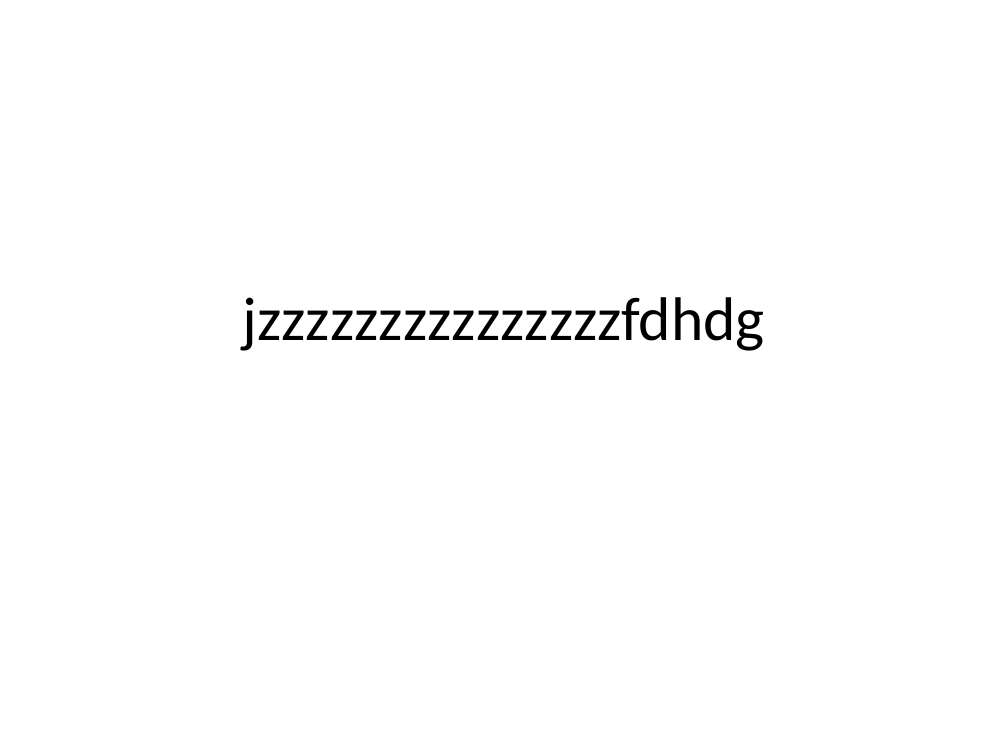
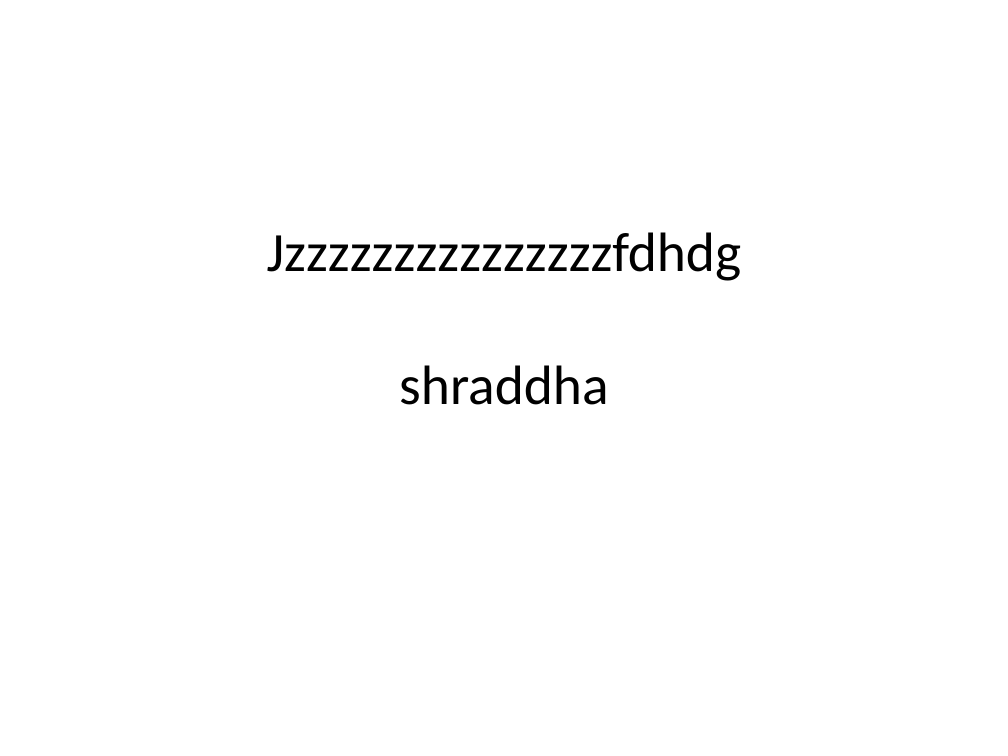
Before and after one commit to shraddha-jain8/Test, a slide deck: slide 1 of Log4j/New Microsoft Office PowerPoint Presentation.pptx. Drawn at 1008x756 pixels with LibreOffice and Linux fonts; fonts in the diff are those of the drawing. Boxes give left, top, right and bottom in pixels: in the first picture for what was removed or moved away, otherwise in the second. Text is boxed around its words. In the diff, an @@ line names an element or a change of style, - is before the commit and + after.

```diff
--- a/Log4j/New Microsoft Office PowerPoint Presentation.pptx
+++ b/Log4j/New Microsoft Office PowerPoint Presentation.pptx
@@ title at box(267, 232, 742, 405): text changed; size 44 to 39.6 pt @@
-jzzzzzzzzzzzzzzzfdhdg
+Jzzzzzzzzzzzzzzzfdhdg
+shraddha
```
